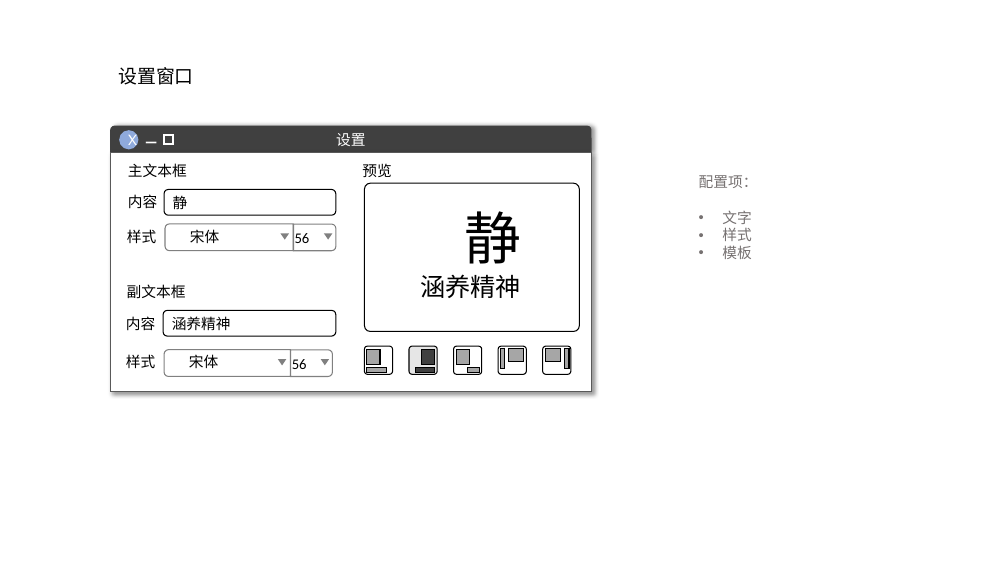
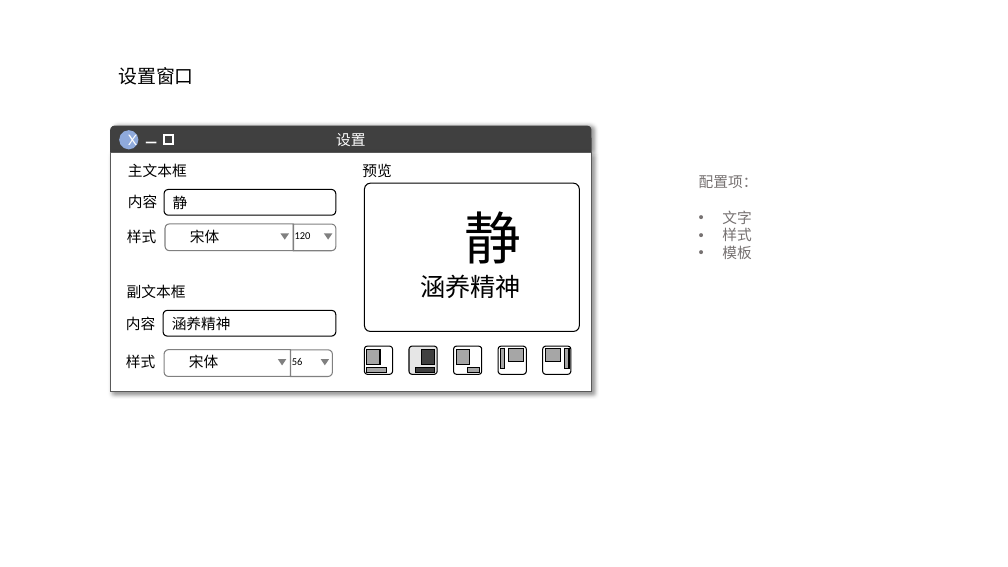
Before and after one commit to GitNealian/motto_desktop_qt, a slide deck: slide 3 of motto_desktop.pptx. Drawn at 1008x567 pixels with LibreOffice and Linux fonts; fonts in the diff are those of the drawing. Boxes give left, top, right and bottom in pixels: in the first picture for what was removed or moved away, otherwise in the second. Text is boxed around its words. In the diff, an @@ line names an element or a change of style, - is before the commit and + after.

```diff
--- a/motto_desktop.pptx
+++ b/motto_desktop.pptx
@@ text at (295, 232, 311, 239): text changed; size 14 to 10 pt @@
-56
+120
@@ text "56" at (292, 358, 303, 365): size 14 to 10 pt @@
```
Also in this commit, not shown: 8 other files.
